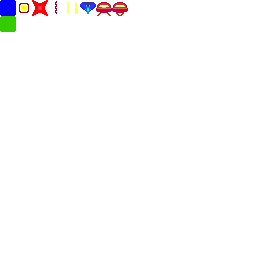
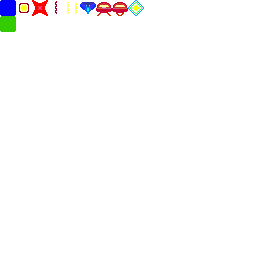
Layers edited between the first and the second 256x256 image:
added layer "bonus" above "block-green" over [128, 0, 144, 16]
